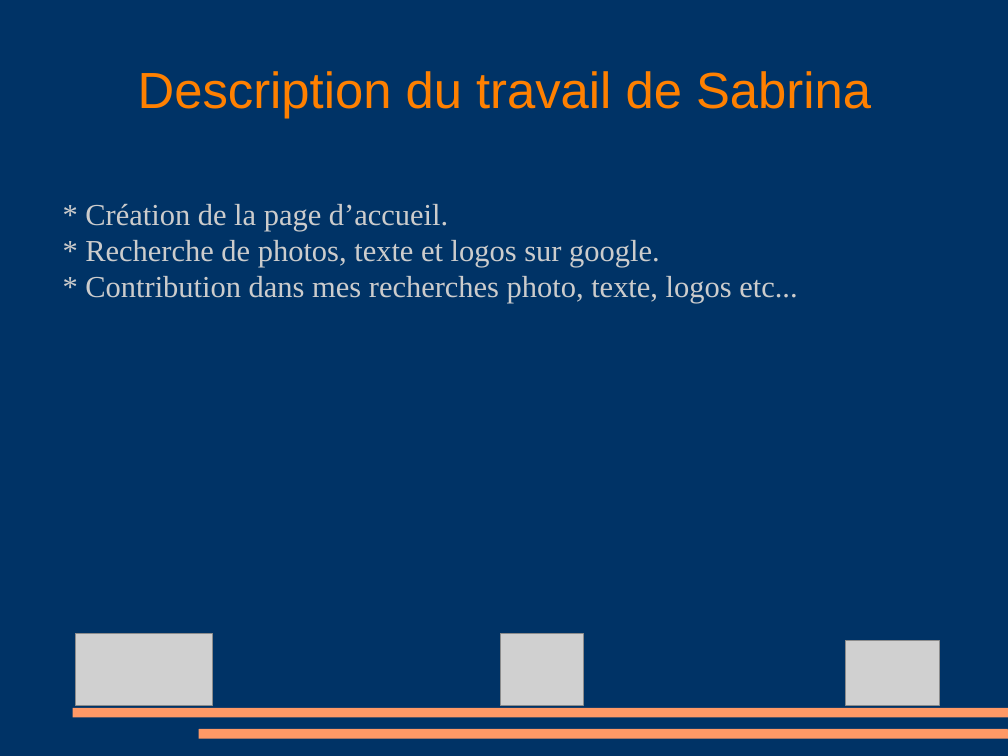
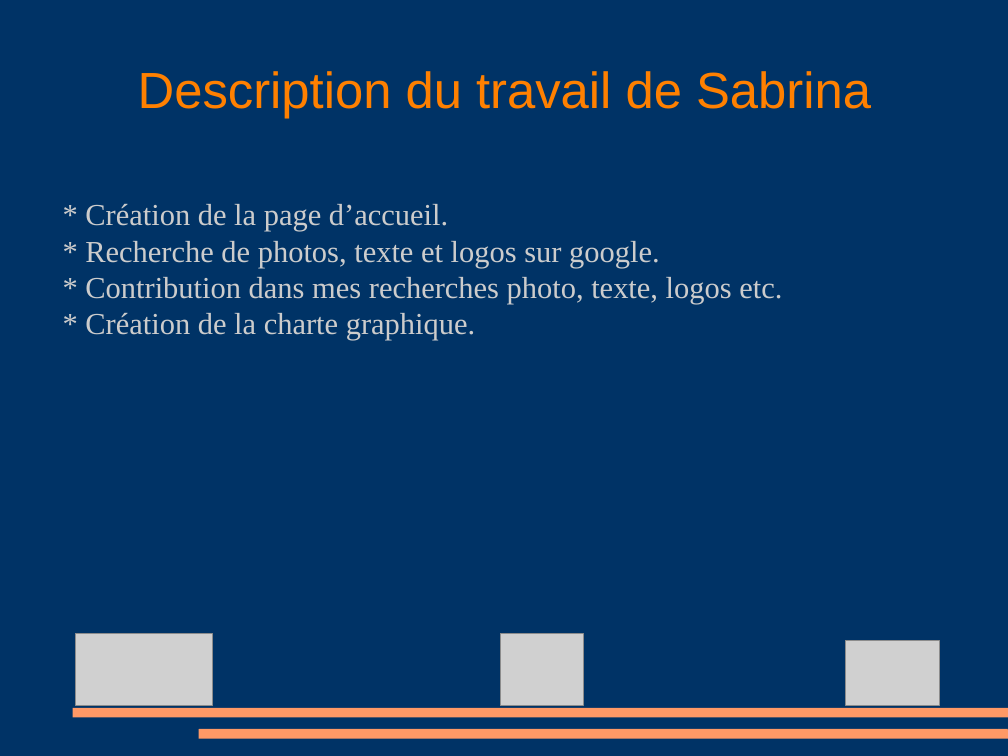
Before and after one commit to RenaudDev-Web/Projet-bruxelles, a slide deck: slide 7 of presentation-projet-bx.ppt. Drawn at 1008x756 pixels with LibreOffice and Linux fonts; fonts in the diff are those of the drawing; grey boxes stand for pictures. Boxes give left, top, right and bottom in pixels: in the first picture for what was removed or moved away, otherwise in the second. Text is boxed around its words. In the diff, an @@ line names an element or a change of style, - is before the commit and + after.

```diff
--- a/presentation-projet-bx.ppt
+++ b/presentation-projet-bx.ppt
@@ subtitle at [85,277,782,341]: text changed @@
-* Contribution dans mes recherches photo, texte, logos etc...
+* Contribution dans mes recherches photo, texte, logos etc.
+* Création de la charte graphique.
```
Also in this commit, not shown: 1 other slide changed, 1 slide added, 3 slides removed.
